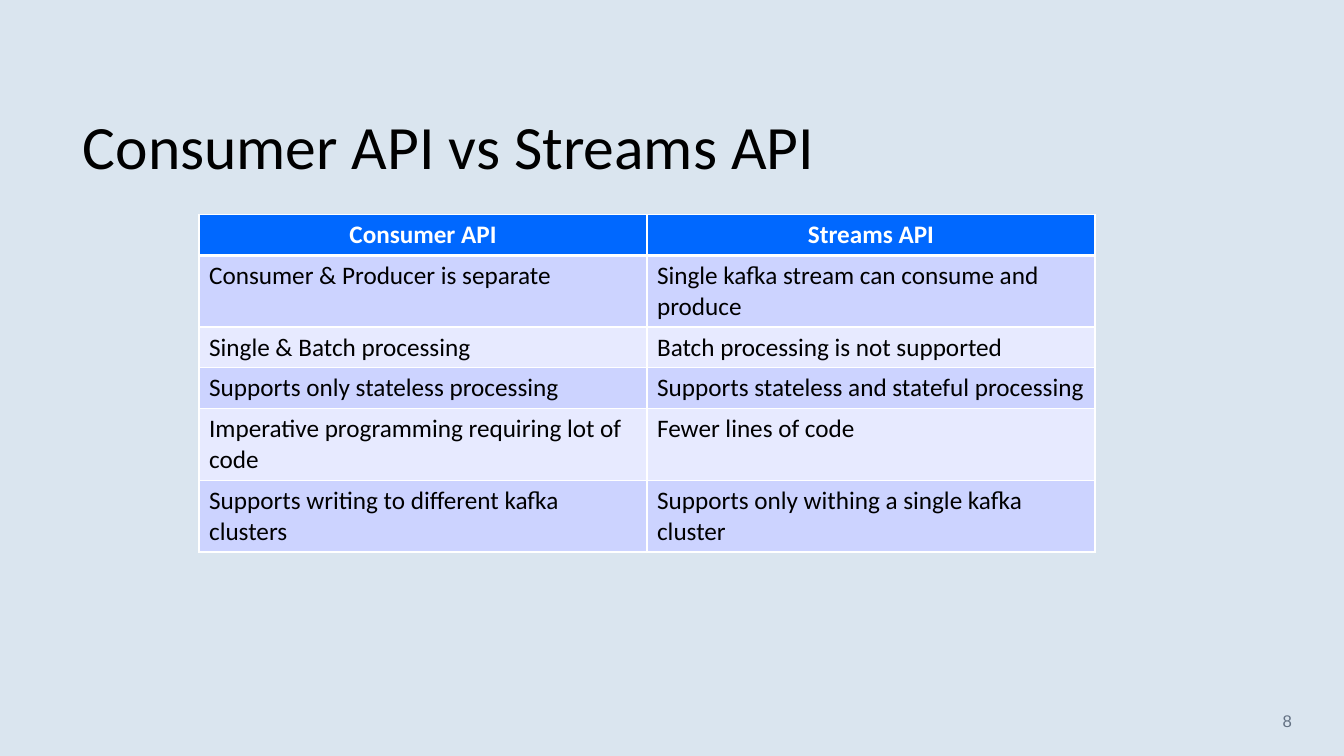
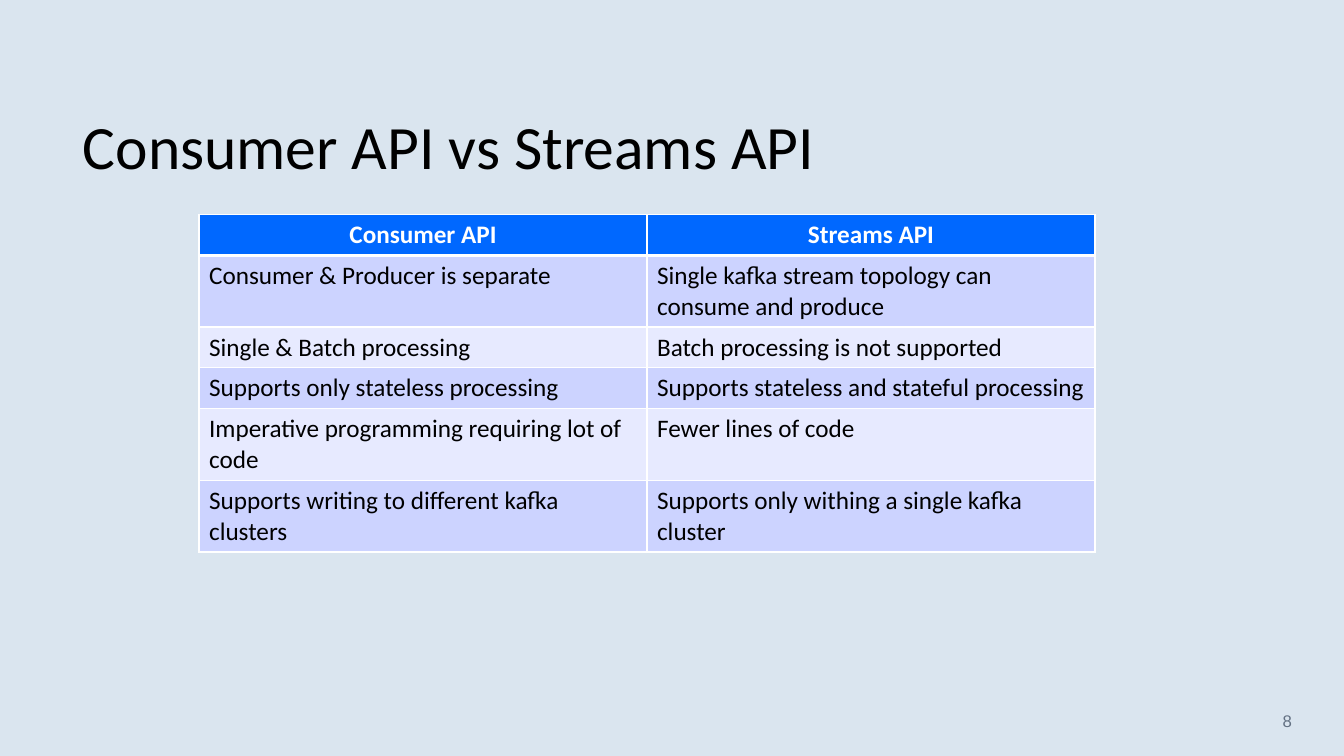
Before and after one commit to hitenny/KafkaStreams, a slide deck: slide 8 of kafka-streams.pptx. Drawn at 1344x756 pixels with LibreOffice and Linux fonts; fonts in the diff are those of the drawing. Boxes give left, top, right and bottom in pixels: in the first picture for what was removed or moved away, otherwise in the second. Text is boxed around its words. In the diff, an @@ line names an element or a change of style, - is before the commit and + after.

```diff
--- a/kafka-streams.pptx
+++ b/kafka-streams.pptx
@@ table at (199, 215, 1094, 549) @@
-row 2, column 2: Single kafka stream can consume and produce
+row 2, column 2: Single kafka stream topology can consume and produce
```
Also in this commit, not shown: 7 other slides changed.
